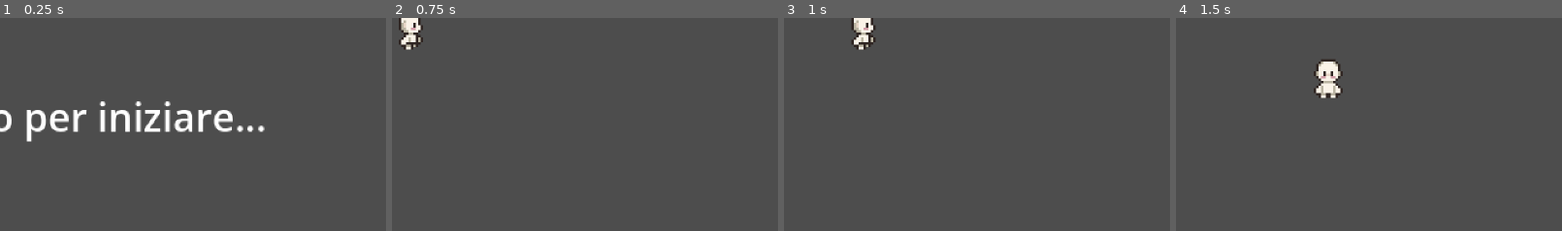
Above: before the commit, frames 1-4 (left to right).
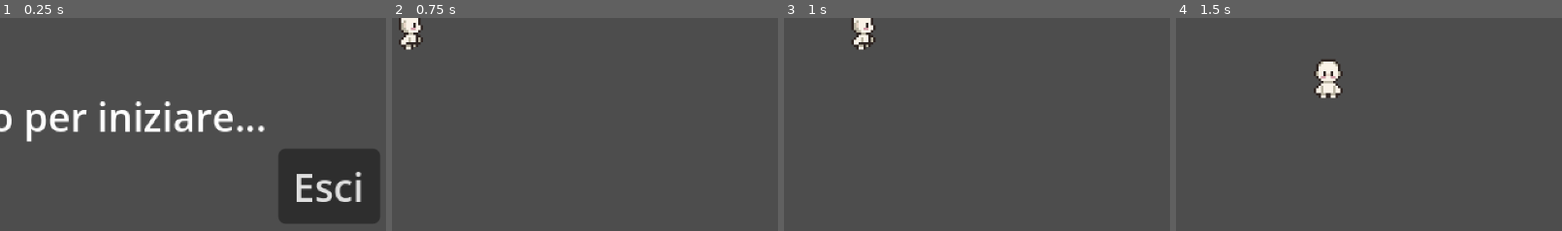
Above: after the commit, the same moments.

Repository: khriii/ai-academy
Game: Godot game, scene res://scenes/ui/menu/menu.tscn
Same seed, same stepped clock (60 frames per second), same inputs: the game is played once before the commit and once after it. This scene is started directly instead of the project's main scene.
Inputs:
- Up to frame 1 (0.25 s): no input
- Up to frame 2 (0.75 s): tap Enter at 0.5 s; hold D (move_right) from 0.53 s (still down)
- Up to frame 3 (1 s): keep holding D (move_right)
- Up to frame 4 (1.5 s): release D (move_right) at 1.28 s; hold S (move_down) from 1.28 s (still down)
The pictures show only the part of the screen within x 50-100%, y 49-99%; the shares and areas given below are measured in that part.

The runs differ from the first frame. In frame 1, 8.9% of the frame differs, in the area x 72-99%, y 61-97%; in frame 2, nothing differs; in frame 3, nothing differs; in frame 4, nothing differs.

Commit message:
added LangComponent and lang_it.json to manage different languages

Diff:
--- /dev/null
+++ b/components/lang/lang_component.gd
@@ -0,0 +1,15 @@
+class_name LangComponent
+extends Node2D
+
+var json_file_path: String = Global.lang_json_path
+
+var data
+
+func _ready() -> void:
+	var file = FileAccess.open(json_file_path, FileAccess.READ)
+	var content = file.get_as_text()
+	data = JSON.parse_string(content)
+
+
+func get_lang_text(key: String):
+	return data[key]
--- /dev/null
+++ b/components/lang/lang_it.json
@@ -0,0 +1,4 @@
+{
+	"start_message_label": "Premi un tasto per iniziare...",
+	"quit_button": "Esci"
+}
--- a/scenes/ui/menu/menu.gd
+++ b/scenes/ui/menu/menu.gd
@@ -1,8 +1,10 @@
 extends Control
 
+@export var lang_component: LangComponent
+
 @export var start_message_label: Label
-
-var start_message: String = "Premi un tasto per iniziare..."
+@export var quit_button: Button
 
 func _ready() -> void:
-	start_message_label.text = start_message
+	start_message_label.text = lang_component.get_lang_text("start_message_label")
+	quit_button.text = lang_component.get_lang_text("quit_button")
--- a/scenes/ui/menu/menu.tscn
+++ b/scenes/ui/menu/menu.tscn
@@ -4,8 +4,9 @@
 [ext_resource type="Script" uid="uid://cahgu2fcc5e06" path="res://scenes/ui/menu/menu_handler.gd" id="2_q18yf"]
 [ext_resource type="Script" uid="uid://dc2o5ljgvjscy" path="res://scripts/classes/scene_changer.gd" id="3_r4xos"]
 [ext_resource type="PackedScene" uid="uid://dby1qkve0afmi" path="res://scenes/main/main.tscn" id="4_05f3o"]
+[ext_resource type="Script" uid="uid://2p554g1othq4" path="res://components/lang/lang_component.gd" id="5_05f3o"]
 
-[node name="Menu" type="Control" unique_id=1125525901 node_paths=PackedStringArray("start_message_label")]
+[node name="Menu" type="Control" unique_id=1125525901 node_paths=PackedStringArray("lang_component", "start_message_label", "quit_button")]
 layout_mode = 3
 anchors_preset = 15
 anchor_right = 1.0
@@ -13,7 +14,9 @@
 grow_horizontal = 2
 grow_vertical = 2
 script = ExtResource("1_h1w4e")
+lang_component = NodePath("LangComponent")
 start_message_label = NodePath("StartMessageLabel")
+quit_button = NodePath("QuitButton")
 
 [node name="StartMessageLabel" type="Label" parent="." unique_id=742300132]
 layout_mode = 1
@@ -30,6 +33,21 @@
 grow_vertical = 0
 text = "Press a key to start..."
 
+[node name="QuitButton" type="Button" parent="." unique_id=362965616]
+layout_mode = 1
+anchors_preset = 3
+anchor_left = 1.0
+anchor_top = 1.0
+anchor_right = 1.0
+anchor_bottom = 1.0
+offset_left = -46.0
+offset_top = -36.0
+offset_right = -4.0
+offset_bottom = -5.0
+grow_horizontal = 0
+grow_vertical = 0
+text = "Quit"
+
 [node name="MenuHandler" type="Node2D" parent="." unique_id=1073118471 node_paths=PackedStringArray("scene_changer")]
 script = ExtResource("2_q18yf")
 scene_changer = NodePath("../SceneChanger")
@@ -38,3 +56,7 @@
 script = ExtResource("3_r4xos")
 next_scene = ExtResource("4_05f3o")
 metadata/_custom_type_script = "uid://dc2o5ljgvjscy"
+
+[node name="LangComponent" type="Node2D" parent="." unique_id=1575984559]
+script = ExtResource("5_05f3o")
+metadata/_custom_type_script = "uid://2p554g1othq4"
--- a/scripts/globals.gd
+++ b/scripts/globals.gd
@@ -1,3 +1,4 @@
 extends Node
 
+var lang_json_path: String = "res://components/lang/lang_it.json"
 var collected_collectibles: int = 0
Not shown, added: components/lang/lang_component.gd.uid
